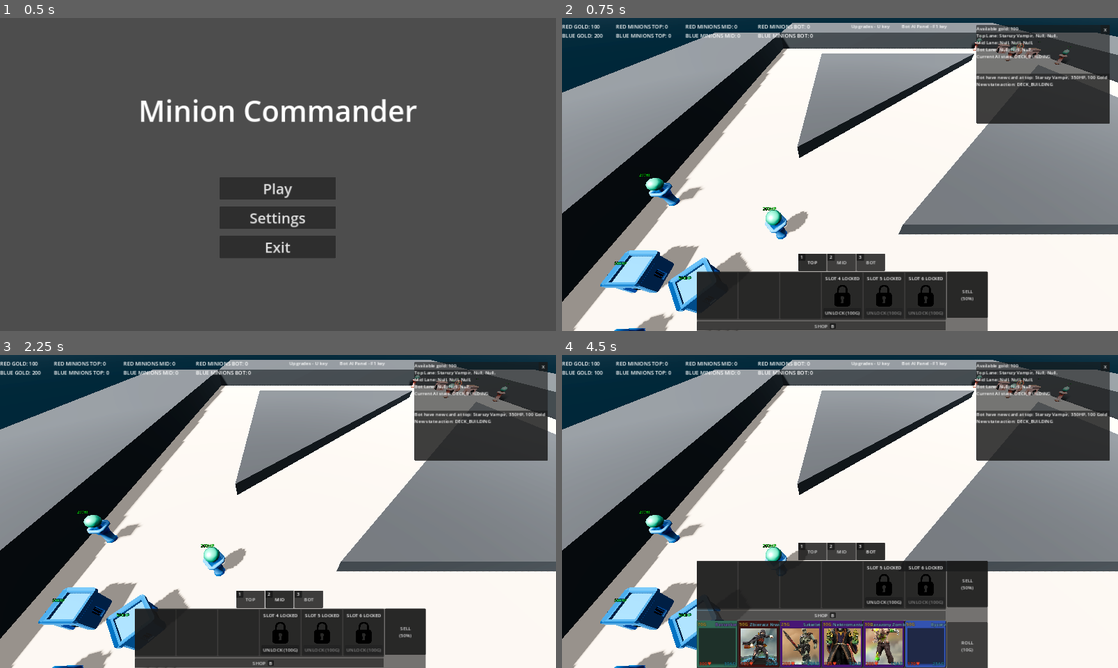
Above: before the commit, frames 1-4 (two rows, left to right).
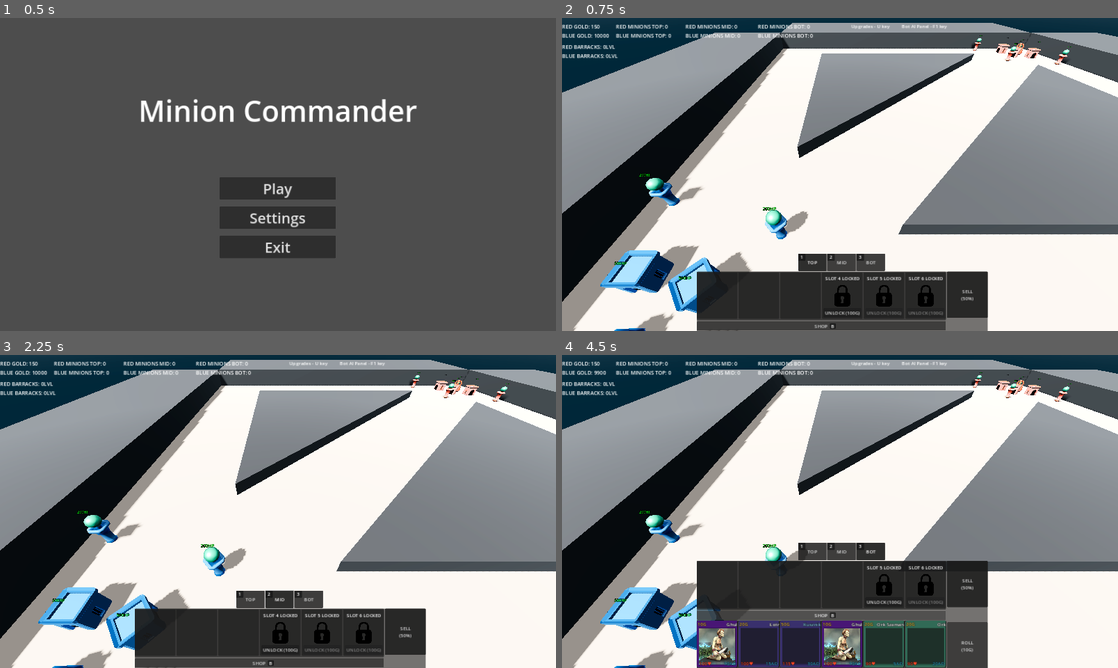
Above: after the commit, the same moments.

Repository: RadekGrzankowski/ChipsowyJam1
Game: Godot game, scene res://Scenes/Levels/main_menu.tscn
Two runs of this game, one before a commit and one after it. Both use one fixed random seed, a clock stepped at 60 frames per second and the inputs below.
Inputs:
- Up to frame 1 (0.5 s): no input
- Up to frame 2 (0.75 s): click "Play" at 0.5 s
- Up to frame 3 (2.25 s): click "TOP" at 1.25 s; click "MID" at 2 s
- Up to frame 4 (4.5 s): click "BOT" at 2.75 s; click "UNLOCK (100G)" at 3.5 s; click "SHOP" at 4.25 s

Frame 1 is identical in both runs. In frame 2, 7.2% of the frame differs, in the area x 0-99%, y 2-34%; in frame 3, 7.2%; in frame 4, 13%, in the area x 0-99%, y 2-100%.

Commit message:
Barracks upgrade 0-4 & card tiers tied to barracks level

Diff:
--- a/ChipsowyJam/Scenes/AI/ai_controller.tscn
+++ b/ChipsowyJam/Scenes/AI/ai_controller.tscn
@@ -12,6 +12,7 @@
 [node name="CanvasLayer" type="CanvasLayer" parent="."]
 
 [node name="InfoPanel" type="Panel" parent="CanvasLayer"]
+visible = false
 anchors_preset = 1
 anchor_left = 1.0
 anchor_right = 1.0
--- a/ChipsowyJam/Scenes/UI/HUD.tscn
+++ b/ChipsowyJam/Scenes/UI/HUD.tscn
@@ -43,6 +43,13 @@
 text = "gold label"
 label_settings = SubResource("LabelSettings_tnijv")
 
+[node name="BarrackLevelLabel" type="Label" parent="GameUIManager/HUD/Labels"]
+offset_top = 86.0
+offset_right = 128.0
+offset_bottom = 156.0
+text = "barracks levels"
+label_settings = SubResource("LabelSettings_tnijv")
+
 [node name="TopMinions" type="Label" parent="GameUIManager/HUD/Labels"]
 offset_left = 186.0
 offset_top = 16.0
@@ -70,14 +77,14 @@
 bot minions"
 label_settings = SubResource("LabelSettings_tnijv")
 
-[node name="Upgrades" type="Label" parent="GameUIManager/HUD/Labels"]
+[node name="UpgradesKey" type="Label" parent="GameUIManager/HUD/Labels"]
 offset_left = 999.0
 offset_top = 16.0
 offset_right = 1130.0
 offset_bottom = 67.0
 text = "Upgrades - U key"
 
-[node name="Panel" type="Label" parent="GameUIManager/HUD/Labels"]
+[node name="AIPanelKey" type="Label" parent="GameUIManager/HUD/Labels"]
 offset_left = 1173.0
 offset_top = 16.0
 offset_right = 1321.0
@@ -1307,104 +1314,116 @@
 offset_right = 1536.0
 offset_bottom = 712.0
 
-[node name="MidUpgrades" type="VBoxContainer" parent="GameUIManager/HUD/UpgradesUI/NexusPanel/Upgrades"]
+[node name="HBoxContainer" type="HBoxContainer" parent="GameUIManager/HUD/UpgradesUI/NexusPanel/Upgrades"]
 layout_mode = 2
 size_flags_horizontal = 3
-
-[node name="HBoxContainer" type="HBoxContainer" parent="GameUIManager/HUD/UpgradesUI/NexusPanel/Upgrades/MidUpgrades"]
-layout_mode = 2
-size_flags_vertical = 3
-alignment = 1
-
-[node name="Button" type="Button" parent="GameUIManager/HUD/UpgradesUI/NexusPanel/Upgrades/MidUpgrades/HBoxContainer"]
-layout_mode = 2
-text = "Attack Speed + 10%
-200G"
-
-[node name="Spacer" type="Control" parent="GameUIManager/HUD/UpgradesUI/NexusPanel/Upgrades/MidUpgrades/HBoxContainer"]
-custom_minimum_size = Vector2(80, 0)
-layout_mode = 2
-
-[node name="Button2" type="Button" parent="GameUIManager/HUD/UpgradesUI/NexusPanel/Upgrades/MidUpgrades/HBoxContainer"]
-layout_mode = 2
-text = "Attack Damage + 5
-200G"
-
-[node name="HBoxContainer2" type="HBoxContainer" parent="GameUIManager/HUD/UpgradesUI/NexusPanel/Upgrades/MidUpgrades"]
-layout_mode = 2
-size_flags_vertical = 3
-alignment = 1
-
-[node name="Button" type="Button" parent="GameUIManager/HUD/UpgradesUI/NexusPanel/Upgrades/MidUpgrades/HBoxContainer2"]
-layout_mode = 2
-text = "Attack Speed + 10%
-200G"
-
-[node name="Spacer" type="Control" parent="GameUIManager/HUD/UpgradesUI/NexusPanel/Upgrades/MidUpgrades/HBoxContainer2"]
-custom_minimum_size = Vector2(80, 0)
-layout_mode = 2
-
-[node name="Button2" type="Button" parent="GameUIManager/HUD/UpgradesUI/NexusPanel/Upgrades/MidUpgrades/HBoxContainer2"]
-layout_mode = 2
-text = "Attack Damage + 5
-200G"
-
-[node name="HBoxContainer3" type="HBoxContainer" parent="GameUIManager/HUD/UpgradesUI/NexusPanel/Upgrades/MidUpgrades"]
-layout_mode = 2
-size_flags_vertical = 3
-alignment = 1
-
-[node name="Button" type="Button" parent="GameUIManager/HUD/UpgradesUI/NexusPanel/Upgrades/MidUpgrades/HBoxContainer3"]
-layout_mode = 2
-text = "Attack Speed + 10%
-200G"
-
-[node name="Spacer" type="Control" parent="GameUIManager/HUD/UpgradesUI/NexusPanel/Upgrades/MidUpgrades/HBoxContainer3"]
-custom_minimum_size = Vector2(80, 0)
-layout_mode = 2
-
-[node name="Button2" type="Button" parent="GameUIManager/HUD/UpgradesUI/NexusPanel/Upgrades/MidUpgrades/HBoxContainer3"]
-layout_mode = 2
-text = "Attack Damage + 5
-200G"
-
-[node name="HBoxContainer4" type="HBoxContainer" parent="GameUIManager/HUD/UpgradesUI/NexusPanel/Upgrades/MidUpgrades"]
-layout_mode = 2
-size_flags_vertical = 3
-alignment = 1
-
-[node name="Button" type="Button" parent="GameUIManager/HUD/UpgradesUI/NexusPanel/Upgrades/MidUpgrades/HBoxContainer4"]
-layout_mode = 2
-text = "Attack Speed + 10%
-200G"
-
-[node name="Spacer" type="Control" parent="GameUIManager/HUD/UpgradesUI/NexusPanel/Upgrades/MidUpgrades/HBoxContainer4"]
-custom_minimum_size = Vector2(80, 0)
-layout_mode = 2
-
-[node name="Button2" type="Button" parent="GameUIManager/HUD/UpgradesUI/NexusPanel/Upgrades/MidUpgrades/HBoxContainer4"]
-layout_mode = 2
-text = "Attack Damage + 5
-200G"
-
-[node name="HBoxContainer5" type="HBoxContainer" parent="GameUIManager/HUD/UpgradesUI/NexusPanel/Upgrades/MidUpgrades"]
-layout_mode = 2
-size_flags_vertical = 3
-alignment = 1
-
-[node name="Button" type="Button" parent="GameUIManager/HUD/UpgradesUI/NexusPanel/Upgrades/MidUpgrades/HBoxContainer5"]
-layout_mode = 2
-text = "Attack Speed + 10%
-200G"
-
-[node name="Spacer" type="Control" parent="GameUIManager/HUD/UpgradesUI/NexusPanel/Upgrades/MidUpgrades/HBoxContainer5"]
-custom_minimum_size = Vector2(80, 0)
-layout_mode = 2
-
-[node name="Button2" type="Button" parent="GameUIManager/HUD/UpgradesUI/NexusPanel/Upgrades/MidUpgrades/HBoxContainer5"]
-layout_mode = 2
-text = "Attack Damage + 5
-200G"
+size_flags_vertical = 3
+alignment = 1
+
+[node name="HBoxContainer5" type="HBoxContainer" parent="GameUIManager/HUD/UpgradesUI/NexusPanel/Upgrades/HBoxContainer"]
+visible = false
+layout_mode = 2
+size_flags_vertical = 3
+alignment = 1
+
+[node name="Button" type="Button" parent="GameUIManager/HUD/UpgradesUI/NexusPanel/Upgrades/HBoxContainer/HBoxContainer5"]
+layout_mode = 2
+text = "Attack Speed + 10%
+200G"
+
+[node name="Spacer" type="Control" parent="GameUIManager/HUD/UpgradesUI/NexusPanel/Upgrades/HBoxContainer/HBoxContainer5"]
+custom_minimum_size = Vector2(80, 0)
+layout_mode = 2
+
+[node name="Button2" type="Button" parent="GameUIManager/HUD/UpgradesUI/NexusPanel/Upgrades/HBoxContainer/HBoxContainer5"]
+layout_mode = 2
+text = "Attack Damage + 5
+200G"
+
+[node name="HBoxContainer4" type="HBoxContainer" parent="GameUIManager/HUD/UpgradesUI/NexusPanel/Upgrades/HBoxContainer"]
+visible = false
+layout_mode = 2
+size_flags_vertical = 3
+alignment = 1
+
+[node name="Button" type="Button" parent="GameUIManager/HUD/UpgradesUI/NexusPanel/Upgrades/HBoxContainer/HBoxContainer4"]
+layout_mode = 2
+text = "Attack Speed + 10%
+200G"
+
+[node name="Spacer" type="Control" parent="GameUIManager/HUD/UpgradesUI/NexusPanel/Upgrades/HBoxContainer/HBoxContainer4"]
+custom_minimum_size = Vector2(80, 0)
+layout_mode = 2
+
+[node name="Button2" type="Button" parent="GameUIManager/HUD/UpgradesUI/NexusPanel/Upgrades/HBoxContainer/HBoxContainer4"]
+layout_mode = 2
+text = "Attack Damage + 5
+200G"
+
+[node name="HBoxContainer3" type="HBoxContainer" parent="GameUIManager/HUD/UpgradesUI/NexusPanel/Upgrades/HBoxContainer"]
+visible = false
+layout_mode = 2
+size_flags_vertical = 3
+alignment = 1
+
+[node name="Button" type="Button" parent="GameUIManager/HUD/UpgradesUI/NexusPanel/Upgrades/HBoxContainer/HBoxContainer3"]
+layout_mode = 2
+text = "Attack Speed + 10%
+200G"
+
+[node name="Spacer" type="Control" parent="GameUIManager/HUD/UpgradesUI/NexusPanel/Upgrades/HBoxContainer/HBoxContainer3"]
+custom_minimum_size = Vector2(80, 0)
+layout_mode = 2
+
+[node name="Button2" type="Button" parent="GameUIManager/HUD/UpgradesUI/NexusPanel/Upgrades/HBoxContainer/HBoxContainer3"]
+layout_mode = 2
+text = "Attack Damage + 5
+200G"
+
+[node name="BarrackLevels" type="VBoxContainer" parent="GameUIManager/HUD/UpgradesUI/NexusPanel/Upgrades/HBoxContainer"]
+custom_minimum_size = Vector2(200, 0)
+layout_mode = 2
+size_flags_horizontal = 6
+size_flags_vertical = 8
+
+[node name="BarrackUpgrade4" type="Button" parent="GameUIManager/HUD/UpgradesUI/NexusPanel/Upgrades/HBoxContainer/BarrackLevels"]
+custom_minimum_size = Vector2(150, 80)
+layout_mode = 2
+disabled = true
+text = "Barracks Level 4
+400G"
+
+[node name="Spacer3" type="Control" parent="GameUIManager/HUD/UpgradesUI/NexusPanel/Upgrades/HBoxContainer/BarrackLevels"]
+custom_minimum_size = Vector2(0, 40)
+layout_mode = 2
+
+[node name="BarrackUpgrade3" type="Button" parent="GameUIManager/HUD/UpgradesUI/NexusPanel/Upgrades/HBoxContainer/BarrackLevels"]
+custom_minimum_size = Vector2(150, 80)
+layout_mode = 2
+disabled = true
+text = "Barracks Level 3
+300G"
+
+[node name="Spacer" type="Control" parent="GameUIManager/HUD/UpgradesUI/NexusPanel/Upgrades/HBoxContainer/BarrackLevels"]
+custom_minimum_size = Vector2(0, 40)
+layout_mode = 2
+
+[node name="BarrackUpgrade2" type="Button" parent="GameUIManager/HUD/UpgradesUI/NexusPanel/Upgrades/HBoxContainer/BarrackLevels"]
+custom_minimum_size = Vector2(150, 80)
+layout_mode = 2
+disabled = true
+text = "Barracks Level 2
+200G"
+
+[node name="Spacer2" type="Control" parent="GameUIManager/HUD/UpgradesUI/NexusPanel/Upgrades/HBoxContainer/BarrackLevels"]
+custom_minimum_size = Vector2(0, 40)
+layout_mode = 2
+
+[node name="BarrackUpgrade1" type="Button" parent="GameUIManager/HUD/UpgradesUI/NexusPanel/Upgrades/HBoxContainer/BarrackLevels"]
+custom_minimum_size = Vector2(150, 80)
+layout_mode = 2
+text = "Barracks Level 1
+100G"
 
 [node name="Line" type="Panel" parent="GameUIManager/HUD/UpgradesUI"]
 offset_left = 192.0
@@ -1414,10 +1433,11 @@
 theme_override_styles/panel = SubResource("StyleBoxLine_8ln8o")
 
 [node name="ExitButton" type="Button" parent="GameUIManager/HUD/UpgradesUI"]
-offset_left = 1656.0
-offset_top = 128.0
-offset_right = 1728.0
-offset_bottom = 176.0
+offset_left = 1668.75
+offset_top = 128.75
+offset_right = 1728.75
+offset_bottom = 183.75
+theme_override_font_sizes/font_size = 30
 text = "X"
 
 [node name="WaveTimer" type="Timer" parent="."]
@@ -1459,6 +1479,10 @@
 [connection signal="pressed" from="GameUIManager/HUD/UpgradesUI/UpperPanel/HBoxContainer/TowersButton" to="GameUIManager" method="_on_towers_button_pressed"]
 [connection signal="pressed" from="GameUIManager/HUD/UpgradesUI/UpperPanel/HBoxContainer/BarracksButton" to="GameUIManager" method="_on_barracks_button_pressed"]
 [connection signal="pressed" from="GameUIManager/HUD/UpgradesUI/UpperPanel/HBoxContainer/NexusButton" to="GameUIManager" method="_on_nexus_button_pressed"]
+[connection signal="pressed" from="GameUIManager/HUD/UpgradesUI/NexusPanel/Upgrades/HBoxContainer/BarrackLevels/BarrackUpgrade4" to="GameUIManager" method="_on_barrack_upgrade_button_pressed" binds= [4, 400]]
+[connection signal="pressed" from="GameUIManager/HUD/UpgradesUI/NexusPanel/Upgrades/HBoxContainer/BarrackLevels/BarrackUpgrade3" to="GameUIManager" method="_on_barrack_upgrade_button_pressed" binds= [3, 300]]
+[connection signal="pressed" from="GameUIManager/HUD/UpgradesUI/NexusPanel/Upgrades/HBoxContainer/BarrackLevels/BarrackUpgrade2" to="GameUIManager" method="_on_barrack_upgrade_button_pressed" binds= [2, 200]]
+[connection signal="pressed" from="GameUIManager/HUD/UpgradesUI/NexusPanel/Upgrades/HBoxContainer/BarrackLevels/BarrackUpgrade1" to="GameUIManager" method="_on_barrack_upgrade_button_pressed" binds= [1, 100]]
 [connection signal="pressed" from="GameUIManager/HUD/UpgradesUI/ExitButton" to="GameUIManager" method="_on_exit_button_pressed"]
 [connection signal="timeout" from="WaveTimer" to="SpawnManager" method="_on_wave_timer_timeout"]
 [connection signal="timeout" from="BlueMobTimer" to="SpawnManager" method="_on_blue_mob_timer_timeout"]
--- a/ChipsowyJam/Scripts/AIController.gd
+++ b/ChipsowyJam/Scripts/AIController.gd
@@ -25,9 +25,7 @@
 
 # Called when the node enters the scene tree for the first time.
 func _ready():
-	for index in shop_cards.size():
-		var resource = cardsUI.all_cards_array.pick_random()
-		shop_cards[index] = resource
+	roll_the_shop()
 	perform_action()
 
 func _process(delta):
@@ -147,7 +145,13 @@
 
 func roll_the_shop():
 	for index in shop_cards.size():
-		var resource = cardsUI.all_cards_array.pick_random()
+		var tier = Game.return_tier(Game.blue_barracks_level)
+		var resource
+		match tier:
+			0: resource = cardsUI.all_cards_common.pick_random()
+			1: resource = cardsUI.all_cards_rare.pick_random()
+			2: resource = cardsUI.all_cards_epic.pick_random()
+			3: resource = cardsUI.all_cards_legendary.pick_random()
 		shop_cards[index] = resource
 
 func pick_best_from_shop():
--- a/ChipsowyJam/Scripts/CardsUI.gd
+++ b/ChipsowyJam/Scripts/CardsUI.gd
@@ -22,7 +22,13 @@
 @export var moon_elves_cards_array: Array
 @export var sun_elves_cards_array: Array
 @export var beast_cards_array: Array
-var all_cards_array: Array
+
+#var all_cards_array: Array
+#different tiers of all cards
+var all_cards_common: Array
+var all_cards_rare: Array
+var all_cards_epic: Array
+var all_cards_legendary: Array
 
 @onready var shop_nodes : Array = get_tree().get_nodes_in_group("shop_zone")
 
@@ -35,22 +41,108 @@
 @onready var bottom_lane_nodes: Array = get_tree().get_nodes_in_group("botton_zone")
 @export var bottom_lane_deck: Control
 
-# Called when the node enters the scene tree for the first time.
 func _ready():
+	init_cards_array()
 	top_button.button_pressed = true
-	all_cards_array.append_array(human_kingdom_cards_array)
-	all_cards_array.append_array(outlaws_cards_array)
-	all_cards_array.append_array(mountain_clan_cards_array)
-	all_cards_array.append_array(forest_orcs_cards_array)
-	all_cards_array.append_array(blood_brotherhood_cards_array)
-	all_cards_array.append_array(undead_pact_cards_array)
-	all_cards_array.append_array(moon_elves_cards_array)
-	all_cards_array.append_array(sun_elves_cards_array)
-	all_cards_array.append_array(beast_cards_array)
-	all_cards_array.shuffle()
-	if !all_cards_array.is_empty():
+	if !all_cards_common.is_empty():
 		call_deferred("fill_the_shop")
 	call_deferred("unlock_the_buttons")
+
+func init_cards_array():
+	for card in human_kingdom_cards_array:
+		match card.tier:
+			0:
+				all_cards_common.append(card)
+			1:
+				all_cards_rare.append(card)
+			2:
+				all_cards_epic.append(card)
+			3:
+				all_cards_legendary.append(card)
+	for card in outlaws_cards_array:
+		match card.tier:
+			0:
+				all_cards_common.append(card)
+			1:
+				all_cards_rare.append(card)
+			2:
+				all_cards_epic.append(card)
+			3:
+				all_cards_legendary.append(card)
+	for card in mountain_clan_cards_array:
+		match card.tier:
+			0:
+				all_cards_common.append(card)
+			1:
+				all_cards_rare.append(card)
+			2:
+				all_cards_epic.append(card)
+			3:
+				all_cards_legendary.append(card)
+	for card in forest_orcs_cards_array:
+		match card.tier:
+			0:
+				all_cards_common.append(card)
+			1:
+				all_cards_rare.append(card)
+			2:
+				all_cards_epic.append(card)
+			3:
+				all_cards_legendary.append(card)
+	for card in blood_brotherhood_cards_array:
+		match card.tier:
+			0:
+				all_cards_common.append(card)
+			1:
+				all_cards_rare.append(card)
+			2:
+				all_cards_epic.append(card)
+			3:
+				all_cards_legendary.append(card)
+	for card in undead_pact_cards_array:
+		match card.tier:
+			0:
+				all_cards_common.append(card)
+			1:
+				all_cards_rare.append(card)
+			2:
+				all_cards_epic.append(card)
+			3:
+				all_cards_legendary.append(card)
+	for card in moon_elves_cards_array:
+		match card.tier:
+			0:
+				all_cards_common.append(card)
+			1:
+				all_cards_rare.append(card)
+			2:
+				all_cards_epic.append(card)
+			3:
+				all_cards_legendary.append(card)
+	for card in sun_elves_cards_array:
+		match card.tier:
+			0:
+				all_cards_common.append(card)
+			1:
+				all_cards_rare.append(card)
+			2:
+				all_cards_epic.append(card)
+			3:
+				all_cards_legendary.append(card)
+	for card in beast_cards_array:
+		match card.tier:
+			0:
+				all_cards_common.append(card)
+			1:
+				all_cards_rare.append(card)
+			2:
+				all_cards_epic.append(card)
+			3:
+				all_cards_legendary.append(card)
+	all_cards_common.shuffle()
+	all_cards_rare.shuffle()
+	all_cards_epic.shuffle()
+	all_cards_legendary.shuffle()
 
 func unlock_the_buttons():
 	for node in top_lane_nodes:
@@ -71,7 +163,13 @@
 	for node in shop_nodes:
 		var card: Control = card_scene.instantiate()
 		card.add_to_group("shop_card")
-		var resource = all_cards_array.pick_random()
+		var tier = Game.return_tier(Game.blue_barracks_level)
+		var resource
+		match tier:
+			0: resource = all_cards_common.pick_random()
+			1: resource = all_cards_rare.pick_random()
+			2: resource = all_cards_epic.pick_random()
+			3: resource = all_cards_legendary.pick_random()
 		card.card_resource = resource
 		node.card = card
 		var position = node.global_position + node.pivot_offset
@@ -127,7 +225,7 @@
 		Game.blue_gold -= 10
 		for card in cards_to_delete:
 			card.queue_free()
-		if !all_cards_array.is_empty():
+		if !all_cards_common.is_empty():
 			fill_the_shop()
 
 
--- a/ChipsowyJam/Scripts/Game.gd
+++ b/ChipsowyJam/Scripts/Game.gd
@@ -1,7 +1,10 @@
 extends Node
 
-var blue_gold: int = 200
+var blue_gold: int = 10000
 var red_gold: int = 200
+
+var red_barracks_level: int = 0
+var blue_barracks_level: int = 0
 
 var red_minions_top: int
 var red_minions_mid: int
@@ -31,3 +34,39 @@
 var additional_blue_top_tower_armor: int = 0
 var additional_blue_mid_tower_armor: int = 0
 var additional_blue_bot_tower_armor: int = 0
+
+#static percentages for different barrack levels and card tiers
+var common_0: int = 80
+var common_1: int = 60
+var common_2: int = 40
+var common_3: int = 20
+var common_4: int = 10
+
+var rare_0: int = 15
+var rare_1: int = 30
+var rare_2: int = 40
+var rare_3: int = 50
+var rare_4: int = 40
+
+var epic_0: int = 4
+var epic_1: int = 7
+var epic_2: int = 13
+var epic_3: int = 18
+var epic_4: int = 30
+
+var legendary_0: int = 1
+var legendary_1: int = 3
+var legendary_2: int = 7
+var legendary_3: int = 12
+var legendary_4: int = 20
+
+func return_tier(level: int):
+	var rand_value = randi_range(0, 100)
+	if rand_value <= get("common_"+str(level)):
+		return 0
+	elif rand_value <= (get("common_"+str(level)) + get("rare_"+str(level))):
+		return 1
+	elif rand_value <= (get("common_"+str(level)) + get("rare_"+str(level)) + get("epic_"+str(level))):
+		return 2
+	elif rand_value <= (get("common_"+str(level)) + get("rare_"+str(level)) + get("epic_"+str(level)) + get("legendary_"+str(level))):
+		return 3
--- a/ChipsowyJam/Scripts/GameUIManager.gd
+++ b/ChipsowyJam/Scripts/GameUIManager.gd
@@ -3,12 +3,13 @@
 var format_minions_top: String = "RED MINIONS TOP: %s\nBLUE MINIONS TOP: %s"
 var format_minions_mid: String = "RED MINIONS MID: %s\nBLUE MINIONS MID: %s"
 var format_minions_bot: String = "RED MINIONS BOT: %s\nBLUE MINIONS BOT: %s"
+var format_barracks_stats: String = "RED BARRACKS: %sLVL\nBLUE BARRACKS: %sLVL"
 
 var actual_gold_stats: String
 var actual_minions_top: String
 var actual_minions_mid: String
 var actual_minions_bot: String
-
+var actual_barracks_stats: String
 
 @onready var towers_upgrade_ui: Panel = $HUD/UpgradesUI/TowersPanel
 @onready var barracks_upgrade_ui: Panel = $HUD/UpgradesUI/BarracksPanel
@@ -21,6 +22,7 @@
 var button_value: int = 0 #0 - tower, 1 - barracks, 2 - nexus
 
 @onready var gold_label: Label = $HUD/Labels/GoldLabel
+@onready var barracks_label: Label = $HUD/Labels/BarrackLevelLabel
 @onready var top_minions_label: Label = $HUD/Labels/TopMinions
 @onready var mid_minions_label: Label = $HUD/Labels/MidMinions
 @onready var bot_minions_label: Label = $HUD/Labels/BotMinions
@@ -53,11 +55,14 @@
 	actual_minions_mid = format_minions_mid % [Game.red_minions_mid, Game.blue_minions_mid]
 	actual_minions_bot = format_minions_bot % [Game.red_minions_bot, Game.blue_minions_bot]
 
+	actual_barracks_stats = format_barracks_stats % [Game.blue_barracks_level, Game.red_barracks_level]
+
 	gold_label.text = actual_gold_stats
 	top_minions_label.text = actual_minions_top
 	mid_minions_label.text = actual_minions_mid
 	bot_minions_label.text = actual_minions_bot
 
+	barracks_label.text = actual_barracks_stats
 
 func change_upgrade_panel():
 	match button_value:
@@ -119,25 +124,36 @@
 
 func _on_attack_upgrade_1_pressed(lane: String):
 	_upgrade_tower(lane, "damage", "Attack", 10, 1)
-
 func _on_attack_upgrade_2_pressed(lane: String):
 	_upgrade_tower(lane, "damage", "Attack", 5, 2)
-
 func _on_attack_upgrade_3_pressed(lane: String):
 	_upgrade_tower(lane, "damage", "Attack", 5, 3)
-
 func _on_attack_upgrade_4_pressed(lane: String):
 	_upgrade_tower(lane, "damage", "Attack", 5, 4)
-
-
 func _on_armor_upgrade_1_pressed(lane: String):
 	_upgrade_tower(lane, "armor", "Armor", 3, 1)
-
 func _on_armor_upgrade_2_pressed(lane: String):
 	_upgrade_tower(lane, "armor", "Armor", 3, 2)
-
 func _on_armor_upgrade_3_pressed(lane: String):
 	_upgrade_tower(lane, "armor", "Armor", 3, 3)
-
 func _on_armor_upgrade_4_pressed(lane: String):
 	_upgrade_tower(lane, "armor", "Armor", 3, 4)
+
+func _on_barrack_upgrade_button_pressed(level: int, cost: int):
+	if Game.blue_gold >= cost:
+		upgrade_barracks(level, cost)
+
+func upgrade_barracks(level: int, cost: int):
+	Game.blue_gold -= cost
+	Game.blue_barracks_level += 1
+	var node_string = ""
+	node_string = "HUD/UpgradesUI/NexusPanel/Upgrades/HBoxContainer/BarrackLevels/BarrackUpgrade"
+	if level < 4:
+		var curr_node = node_string + str(level)
+		level += 1
+		var next_node = node_string + str(level)
+		get_node(next_node).disabled = false
+		get_node(curr_node).disabled = true
+	else:
+		var curr_node = node_string + str(level)
+		get_node(curr_node).disabled = true
Not shown: 1 places in ChipsowyJam/Scenes/Levels/wip_scene.tscn that only renumber resources
